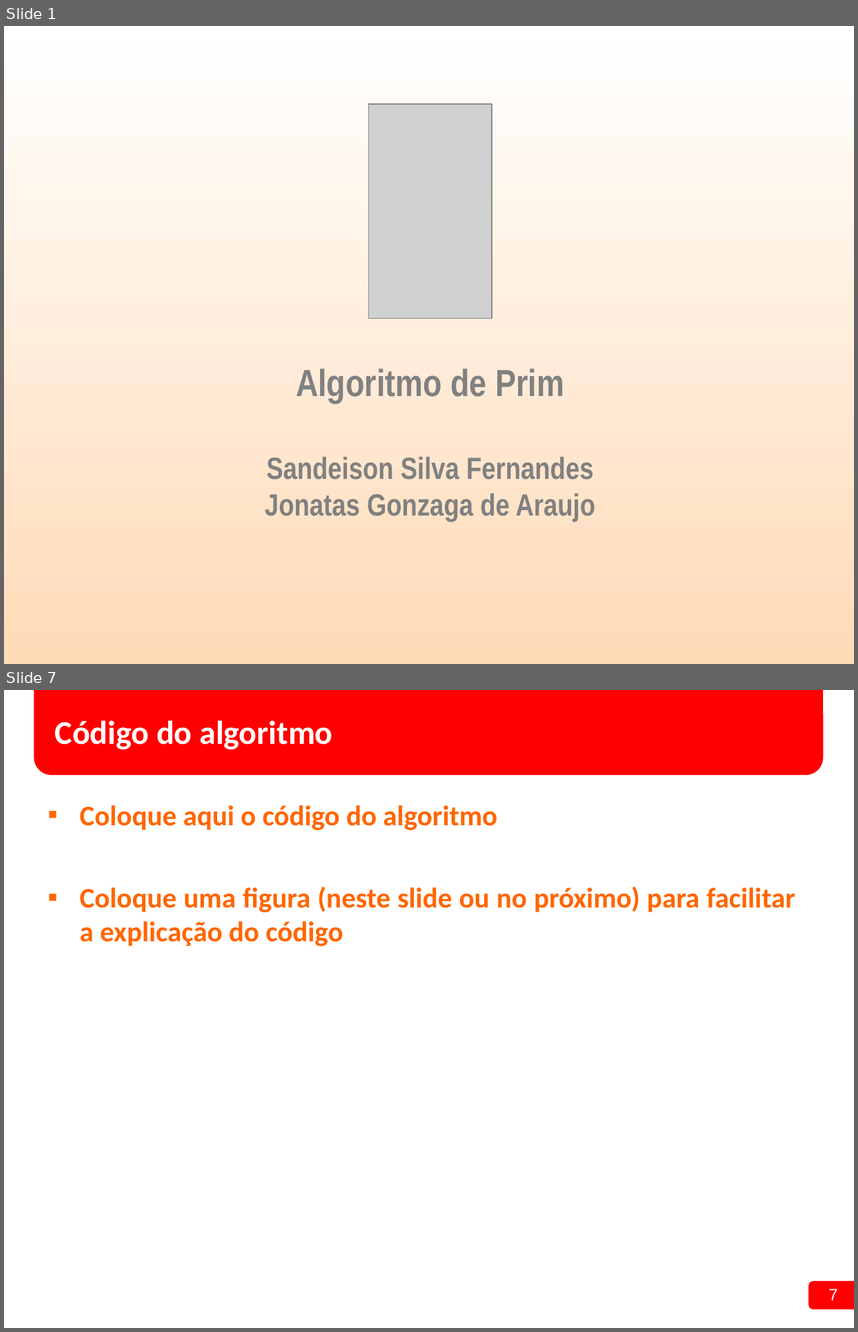
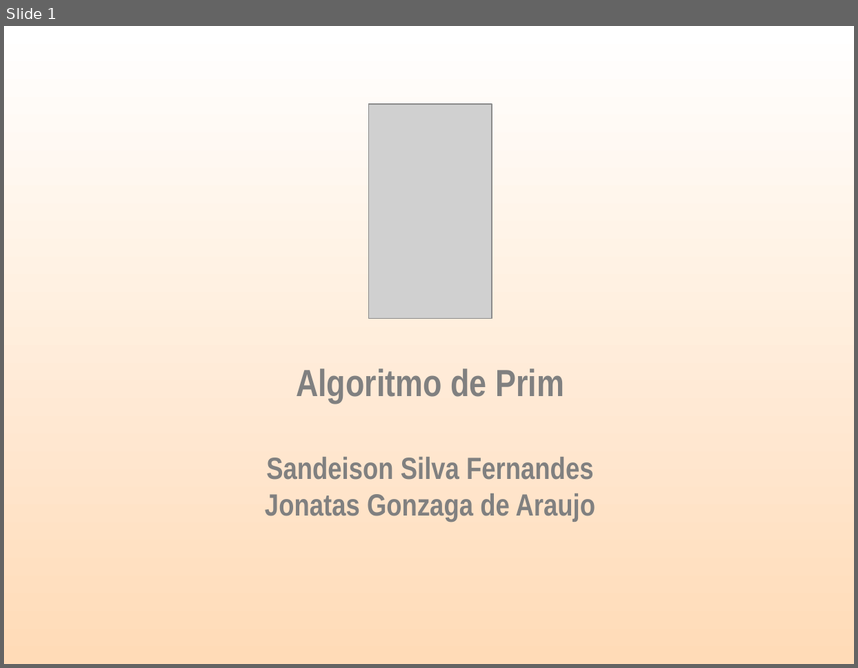
Before and after one commit to SANDEISON/Projeto_Estrutura_de_Dados_2016.1, a slide deck: 01 - Seminario/Seminário Algoritmo de Prim.ppt. Shown one above the other, each under a label of ours: slides 1 and 7 before the commit, slide 1 after it; the slides between them are not shown. The pictures are 858x1332 and 858x668 pixels, drawn with LibreOffice and Linux fonts; fonts in the diff are those of the drawing; grey boxes stand for pictures; background and template pictures are left out. Boxes give left, top, right and bottom in pixels: in the first picture for what was removed or moved away, otherwise in the second. Text is boxed around its words. In the diff, an @@ line names an element or a change of style, - is before the commit and + after.

```diff
--- a/01 - Seminario/Seminário Algoritmo de Prim.ppt
+++ b/01 - Seminario/Seminário Algoritmo de Prim.ppt
@@ slide 7 removed at <box>4,690,854,1328</box>, background #FFFFFF @@
@@ rounded rectangle removed at <box>34,690,822,775</box> @@
@@ title removed at <box>55,720,332,749</box> @@
-Código do algoritmo
@@ text removed at <box>80,805,795,946</box> @@
-▪ Coloque aqui o código do algoritmo
-▪ Coloque uma figura (neste slide ou no próximo) para facilitar a explicação do código
@@ rounded rectangle removed at <box>809,1281,854,1309</box> @@
@@ page number removed at <box>829,1288,838,1300</box> @@
-7
```
Also in this commit, not shown: 13 slides added, 6 other slides removed, 39 other files.
